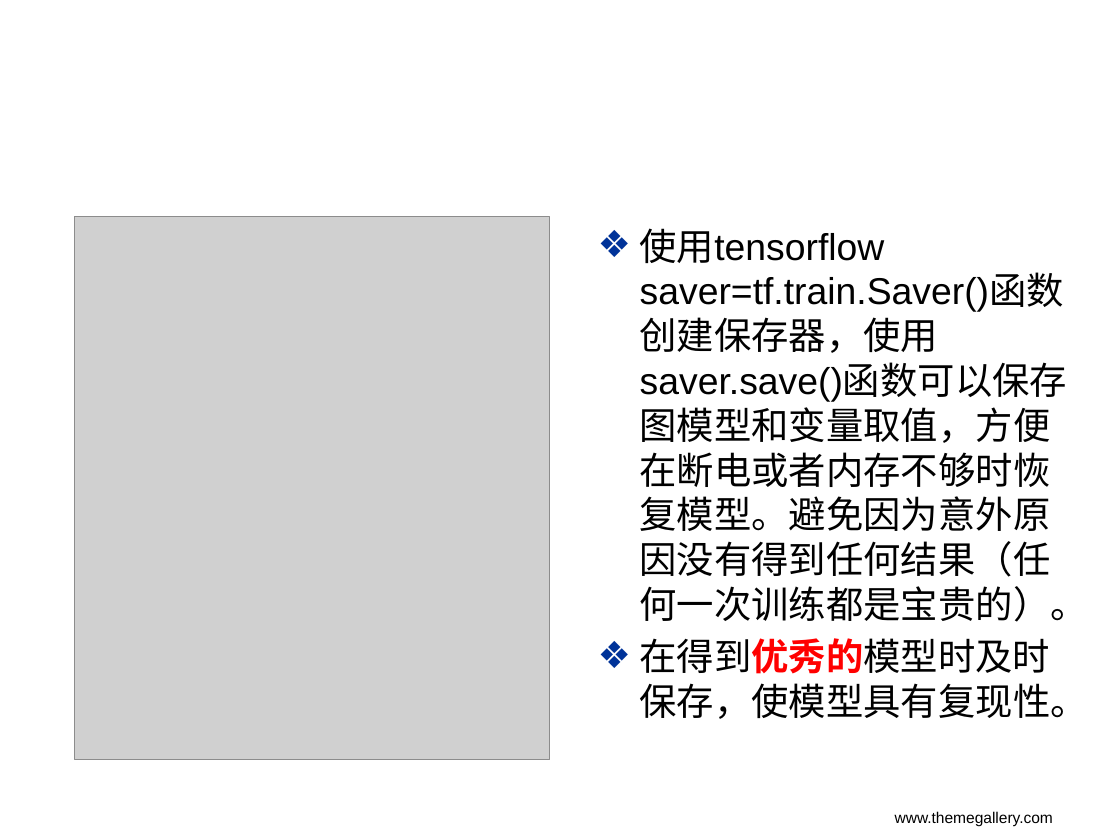
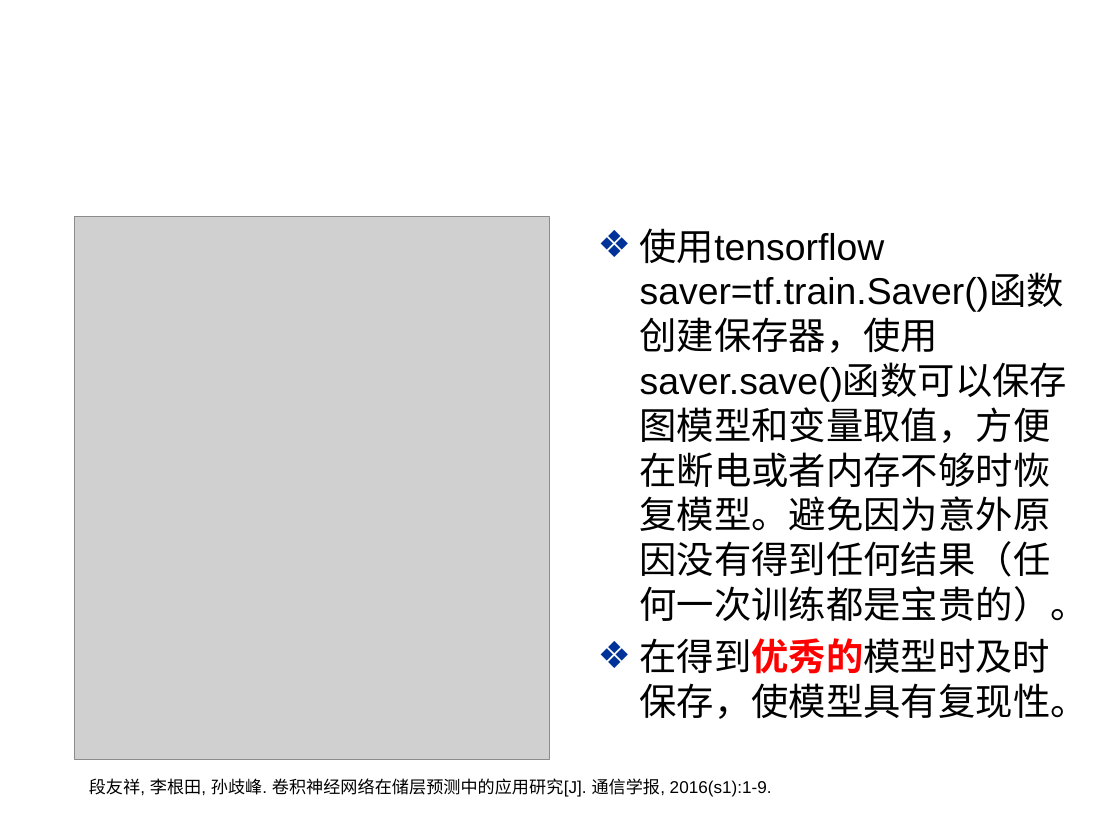
Before and after one commit to Asurada2015/Test, a slide deck: slide 20 of Prediction based on convolutional neural network/worklog/Deeplearning tricks.pptx. Drawn at 1120x840 pixels with LibreOffice and Linux fonts; fonts in the diff are those of the drawing; grey boxes stand for pictures; background and template pictures are left out. Boxes give left, top, right and bottom in pixels: in the first picture for what was removed or moved away, otherwise in the second. Text is boxed around its words. In the diff, an @@ line names an element or a change of style, - is before the commit and + after.

```diff
--- a/Prediction based on convolutional neural network/worklog/Deeplearning tricks.pptx
+++ b/Prediction based on convolutional neural network/worklog/Deeplearning tricks.pptx
@@ text added at <box>89,778,772,797</box>, 11 pt, text #000000 @@
+段友祥, 李根田, 孙歧峰. 卷积神经网络在储层预测中的应用研究[J]. 通信学报, 2016(s1):1-9.
@@ text removed at <box>895,811,1053,827</box> @@
-www.themegallery.com
```
Also in this commit, not shown: 16 other slides changed, 11 slides added, 53 slides removed, 2 other files.
